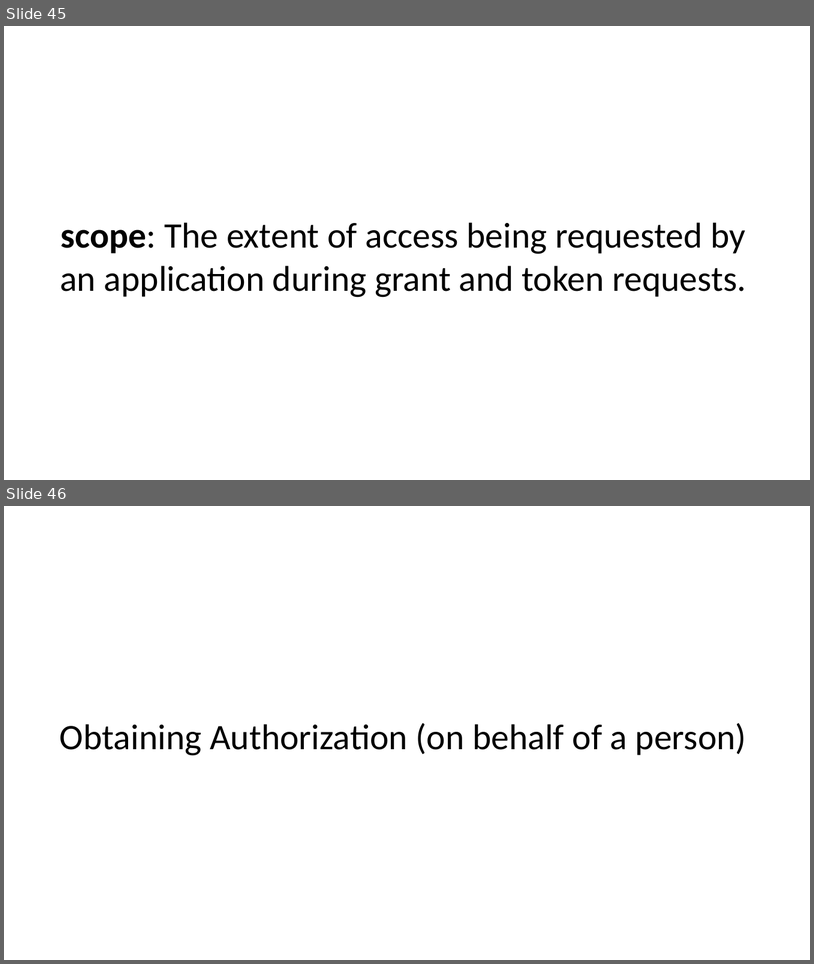
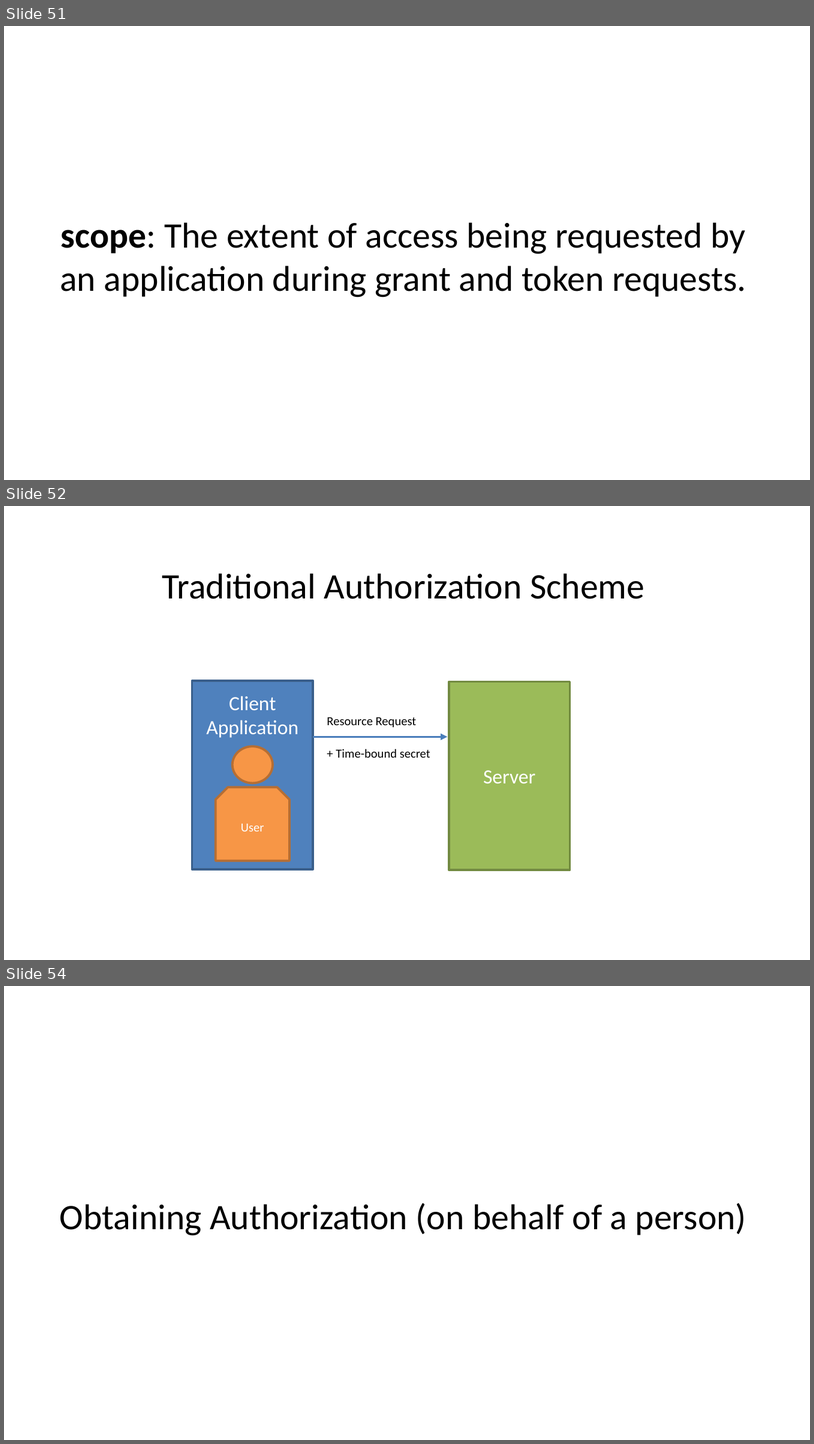
Before and after one commit to cerner/code-learning-lab, a slide deck: smart-authorization-presentation.pptx. Shown one above the other, each under a label of ours: slides 45 and 46 before the commit, slides 51, 52 and 54 after it; the slides between them are not shown. The pictures are 814x964 and 814x1444 pixels, drawn with LibreOffice and Linux fonts; fonts in the diff are those of the drawing. Boxes give left, top, right and bottom in pixels: in the first picture for what was removed or moved away, otherwise in the second. Text is boxed around its words. In the diff, an @@ line names an element or a change of style, - is before the commit and + after.

```diff
--- a/smart-authorization-presentation.pptx
+++ b/smart-authorization-presentation.pptx
@@ slide 52 added at (4,506,810,960), background #FFFFFF @@
@@ text added at (162,573,645,599), 32 pt, text #000000 @@
+Traditional Authorization Scheme
@@ rectangle added at (192,681,313,869), fill #4F81BD, outline #3A5F8C 2 pt, 18 pt, text #FFFFFF @@
+Client
+Application
@@ rectangle added at (449,682,570,870), fill #9BBB59, outline #738A42 2 pt, 18 pt, text #FFFFFF @@
+Server
@@ text added at (327,717,417,727), 11 pt, text #000000 @@
+Resource Request
@@ arrow added from (313, 736) to (447, 736), #4B7EBC 1.75 pt @@
@@ ellipse added at (232,747,273,783), fill #F79646, outline #B76F34 2 pt @@
@@ text added at (336,748,431,757), 11 pt, text #000000 @@
++ Time-bound secret
@@ snip same rect added at (215,787,290,860), fill #F79646, outline #B76F34 2 pt, 11 pt, text #FFFFFF @@
+User
@@ what was slide 45 is now slide 51 @@
@@ what was slide 46 is now slide 54 @@
```
Also in this commit, not shown: 4 slides changed, 8 other slides added, 1 slide removed, 1 other file.
